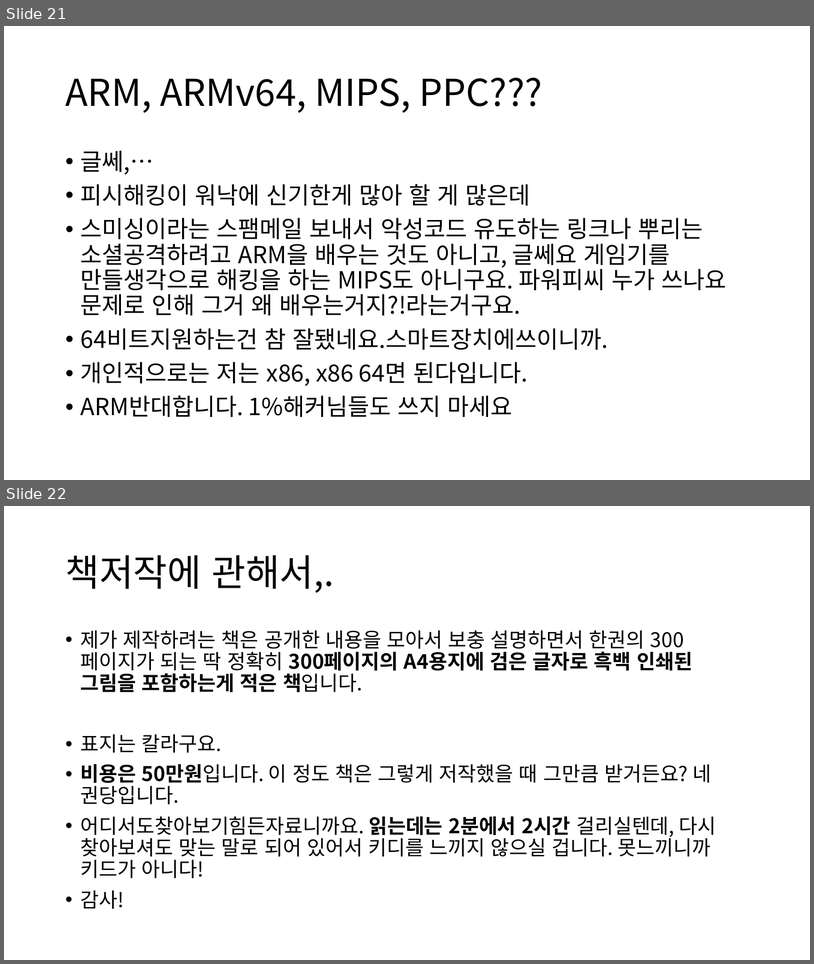
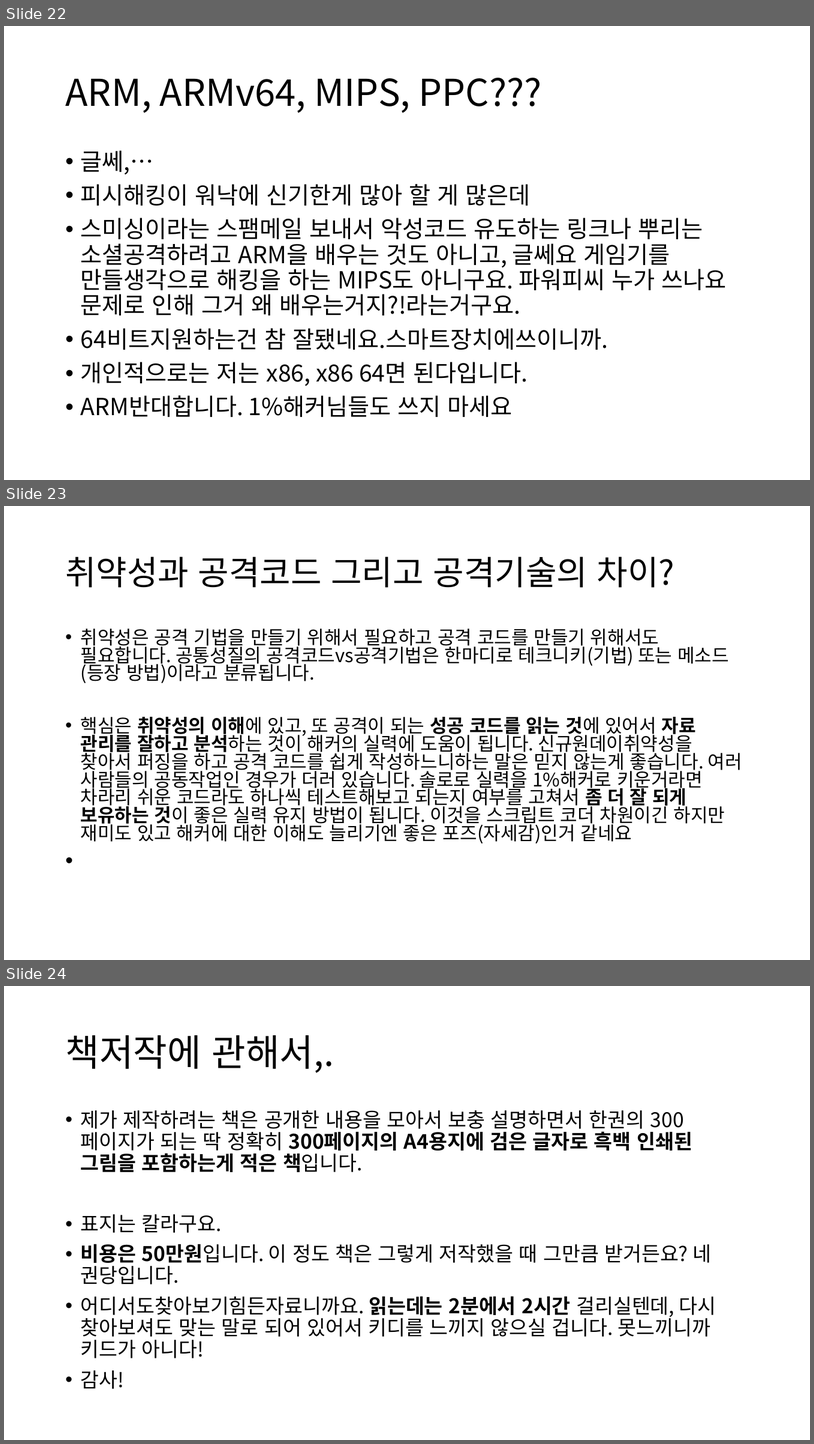
Before and after one commit to tkopppop/CveSs, a slide deck: 정경주 강의 노트.pptx. Shown one above the other, each under a label of ours: slides 21 and 22 before the commit, slides 22, 23 and 24 after it. The pictures are 814x964 and 814x1444 pixels, drawn with LibreOffice and Linux fonts; fonts in the diff are those of the drawing. Boxes give left, top, right and bottom in pixels: in the first picture for what was removed or moved away, otherwise in the second. Text is boxed around its words. In the diff, an @@ line names an element or a change of style, - is before the commit and + after.

```diff
--- a/정경주 강의 노트.pptx
+++ b/정경주 강의 노트.pptx
@@ slide 23 added at (x1=4, y1=506, x2=810, y2=960), background #FFFFFF @@
@@ title added at (x1=65, y1=556, x2=675, y2=588), 40 pt, text #000000 @@
+취약성과 공격코드 그리고 공격기술의 차이?
@@ text added at (x1=81, y1=628, x2=743, y2=843), 22.2 pt, text #000000 @@
+• 취약성은 공격 기법을 만들기 위해서 필요하고 공격 코드를 만들기 위해서도 필요합니다. 공통성질의 공격코드vs공격기법은 한마디로 테크니키(기법) 또는 메소드(등장 방법)이라고 분류됩니다.
+• 핵심은 취약성의 이해에 있고, 또 공격이 되는 성공 코드를 읽는 것에 있어서 자료 관리를 잘하고 분석하는 것이 해커의 실력에 도움이 됩니다. 신규원데이취약성을 찾아서 퍼징을 하고 공격 코드를 쉽게 작성하느니하는 말은 믿지 않는게 좋습니다. 여러 사람들의 공동작업인 경우가 더러 있습니다. 솔로로 실력을 1%해커로 키운거라면 차라리 쉬운 코드라도 하나씩 테스트해보고 되는지 여부를 고쳐서 좀 더 잘 되게 보유하는 것이 좋은 실력 유지 방법이 됩니다. 이것을 스크립트 코더 차원이긴 하지만 재미도 있고 해커에 대한 이해도 늘리기엔 좋은 포즈(자세감)인거 같네요
@@ what was slide 21 is now slide 22 @@
@@ what was slide 22 is now slide 24 @@
```
Also in this commit, not shown: 1 other slide added.
